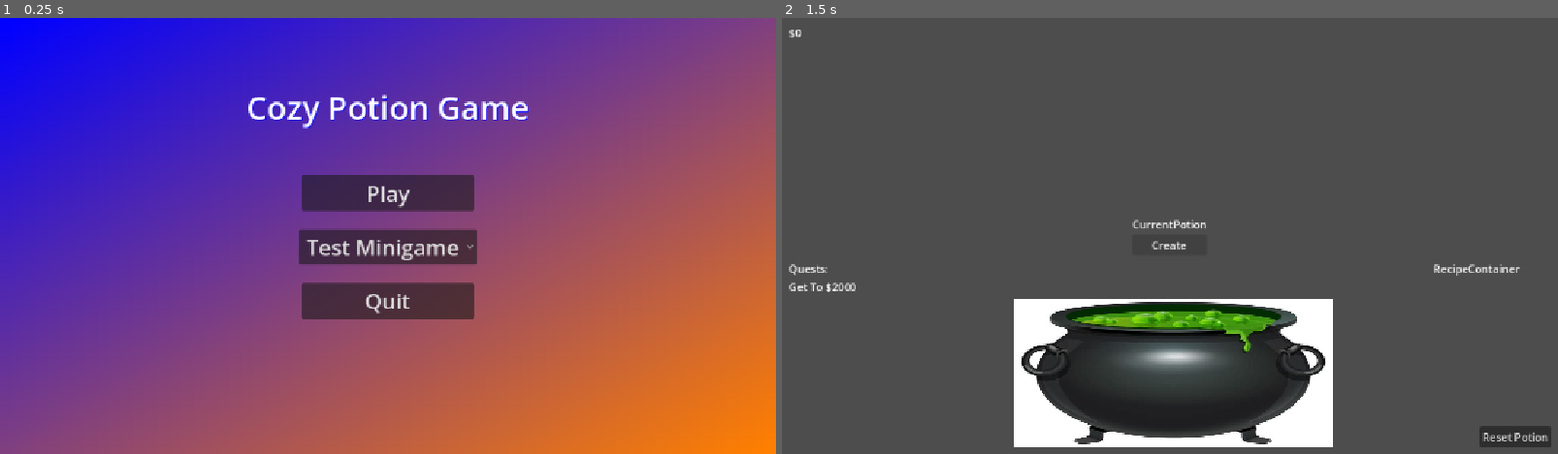
Above: before the commit, frames 1-2 (left to right).
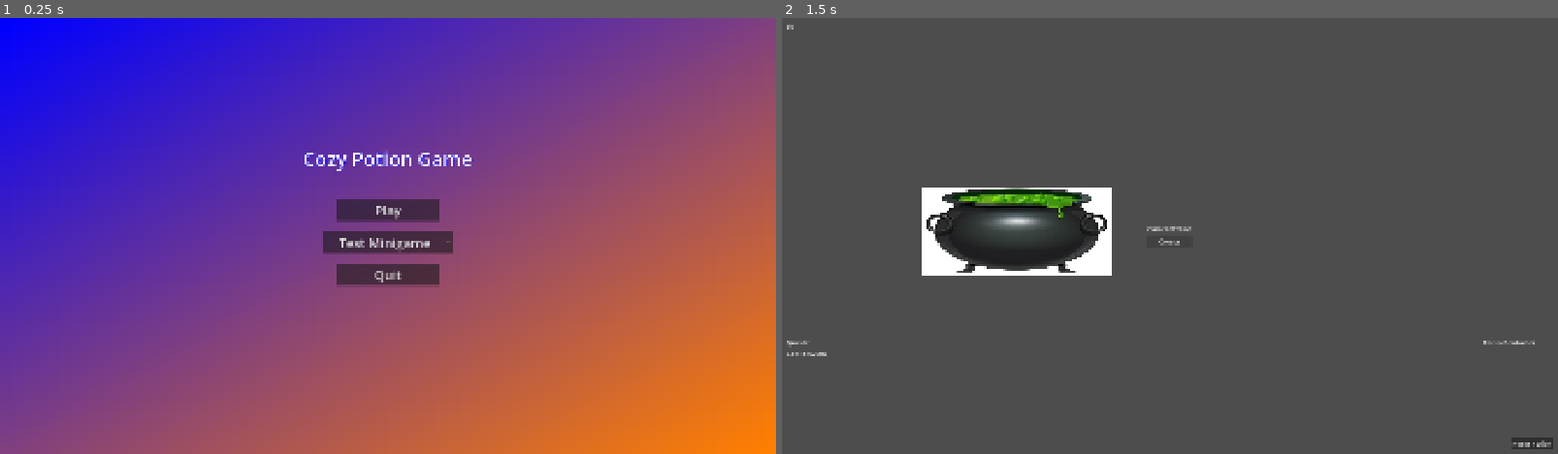
Above: after the commit, the same moments.

Repository: unimelb-game-makers/Team-Quibble-Production
Game: Godot game, scene res://scenes/main.tscn
The game is run twice, just before and just after one commit, with the same random seed, the same clock (stepped at 60 frames per second) and the same inputs.
Inputs:
- Up to frame 1 (0.25 s): no input
- Up to frame 2 (1.5 s): click "Play" at 0.5 s; click "Create" at 1.25 s

The runs differ from the first frame. In frame 1, 6.8% of the frame differs, in the area x 32-69%, y 17-70%; in frame 2, 17%, in the area x 0-100%, y 1-99%.
Error in both runs: Invalid access to property or key 'potion_ingredient_index' on a base object of type 'Node (PotionBrewing)'. (res://scripts/ui/cauldron_crafting_ui.gd:36)

Commit message:
attempt #147

Diff:
--- a/cozy-potion-game/project.godot
+++ b/cozy-potion-game/project.godot
@@ -17,6 +17,10 @@
 
 [display]
 
+window/size/viewport_width=1920
+window/size/viewport_height=1080
+window/size/window_width_override=960
+window/size/window_height_override=540
 window/stretch/mode="canvas_items"
 window/stretch/aspect="expand"
 
--- a/cozy-potion-game/scenes/crushing_minigame_scene.tscn
+++ b/cozy-potion-game/scenes/crushing_minigame_scene.tscn
@@ -7,7 +7,7 @@
 [ext_resource type="Texture2D" uid="uid://uepnxtqkou3g" path="res://assets/sprites/minigame/crushing_minigame/arrow_unfocus.png" id="3_fhxy2"]
 [ext_resource type="Texture2D" uid="uid://cw2c1lwuqh461" path="res://assets/sprites/minigame/crushing_minigame/arrow.png" id="4_bmuh6"]
 
-[node name="M&P Scene" type="Control" unique_id=126500727 node_paths=PackedStringArray("win_label_placeholder")]
+[node name="CrushingMinigame" type="Control" unique_id=126500727 node_paths=PackedStringArray("win_label_placeholder")]
 layout_mode = 3
 anchors_preset = 15
 anchor_right = 1.0
--- /dev/null
+++ b/cozy-potion-game/scenes/popup_sub_window.tscn
@@ -0,0 +1,167 @@
+[gd_scene format=3 uid="uid://b3cd2a5yxvfp"]
+
+[ext_resource type="Script" uid="uid://cwkp4uesjlu0l" path="res://scripts/popup_sub_window.gd" id="1_xhyie"]
+[ext_resource type="PackedScene" uid="uid://cty6lpq8trkc8" path="res://scenes/crushing_minigame_scene.tscn" id="2_gc7jl"]
+
+[sub_resource type="Animation" id="Animation_mb0g6"]
+length = 0.001
+tracks/0/type = "value"
+tracks/0/imported = false
+tracks/0/enabled = true
+tracks/0/path = NodePath(".:modulate")
+tracks/0/interp = 1
+tracks/0/loop_wrap = true
+tracks/0/keys = {
+"times": PackedFloat32Array(0),
+"transitions": PackedFloat32Array(1),
+"update": 0,
+"values": [Color(1, 1, 1, 1)]
+}
+tracks/1/type = "value"
+tracks/1/imported = false
+tracks/1/enabled = true
+tracks/1/path = NodePath(".:visible")
+tracks/1/interp = 1
+tracks/1/loop_wrap = true
+tracks/1/keys = {
+"times": PackedFloat32Array(0),
+"transitions": PackedFloat32Array(1),
+"update": 1,
+"values": [false]
+}
+tracks/2/type = "value"
+tracks/2/imported = false
+tracks/2/enabled = true
+tracks/2/path = NodePath(".:position")
+tracks/2/interp = 1
+tracks/2/loop_wrap = true
+tracks/2/keys = {
+"times": PackedFloat32Array(0),
+"transitions": PackedFloat32Array(1),
+"update": 0,
+"values": [Vector2(0, 0)]
+}
+tracks/3/type = "value"
+tracks/3/imported = false
+tracks/3/enabled = true
+tracks/3/path = NodePath("Transform:position")
+tracks/3/interp = 1
+tracks/3/loop_wrap = true
+tracks/3/keys = {
+"times": PackedFloat32Array(0),
+"transitions": PackedFloat32Array(1),
+"update": 0,
+"values": [Vector2(0, 0)]
+}
+
+[sub_resource type="Animation" id="Animation_uh2bh"]
+resource_name = "fade_in"
+length = 0.2
+step = 0.2
+tracks/0/type = "value"
+tracks/0/imported = false
+tracks/0/enabled = true
+tracks/0/path = NodePath(".:modulate")
+tracks/0/interp = 1
+tracks/0/loop_wrap = true
+tracks/0/keys = {
+"times": PackedFloat32Array(0, 0.19999999),
+"transitions": PackedFloat32Array(1, 1),
+"update": 0,
+"values": [Color(1, 1, 1, 0), Color(1, 1, 1, 1)]
+}
+tracks/1/type = "value"
+tracks/1/imported = false
+tracks/1/enabled = true
+tracks/1/path = NodePath(".:visible")
+tracks/1/interp = 1
+tracks/1/loop_wrap = true
+tracks/1/keys = {
+"times": PackedFloat32Array(0),
+"transitions": PackedFloat32Array(1),
+"update": 1,
+"values": [true]
+}
+tracks/2/type = "value"
+tracks/2/imported = false
+tracks/2/enabled = true
+tracks/2/path = NodePath(".:position")
+tracks/2/interp = 1
+tracks/2/loop_wrap = true
+tracks/2/keys = {
+"times": PackedFloat32Array(0, 0.2),
+"transitions": PackedFloat32Array(1, 1),
+"update": 0,
+"values": [Vector2(0, 32), Vector2(0, 0)]
+}
+tracks/3/type = "value"
+tracks/3/imported = false
+tracks/3/enabled = true
+tracks/3/path = NodePath("Transform:position")
+tracks/3/interp = 1
+tracks/3/loop_wrap = true
+tracks/3/keys = {
+"times": PackedFloat32Array(0, 0.2),
+"transitions": PackedFloat32Array(1, 1),
+"update": 0,
+"values": [Vector2(0, 32), Vector2(0, 0)]
+}
+
+[sub_resource type="Animation" id="Animation_8ihcq"]
+resource_name = "fade_out"
+length = 0.2
+step = 0.2
+tracks/0/type = "value"
+tracks/0/imported = false
+tracks/0/enabled = true
+tracks/0/path = NodePath(".:modulate")
+tracks/0/interp = 1
+tracks/0/loop_wrap = true
+tracks/0/keys = {
+"times": PackedFloat32Array(-1.4901161e-08, 0.2),
+"transitions": PackedFloat32Array(1, 1),
+"update": 0,
+"values": [Color(1, 1, 1, 1), Color(1, 1, 1, 0)]
+}
+tracks/1/type = "value"
+tracks/1/imported = false
+tracks/1/enabled = true
+tracks/1/path = NodePath(".:visible")
+tracks/1/interp = 1
+tracks/1/loop_wrap = true
+tracks/1/keys = {
+"times": PackedFloat32Array(0, 0.2),
+"transitions": PackedFloat32Array(1, 1),
+"update": 1,
+"values": [true, false]
+}
+tracks/2/type = "value"
+tracks/2/imported = false
+tracks/2/enabled = true
+tracks/2/path = NodePath("Transform:position")
+tracks/2/interp = 1
+tracks/2/loop_wrap = true
+tracks/2/keys = {
+"times": PackedFloat32Array(0, 0.2),
+"transitions": PackedFloat32Array(1, 1),
+"update": 0,
+"values": [Vector2(0, 0), Vector2(0, 32)]
+}
+
+[sub_resource type="AnimationLibrary" id="AnimationLibrary_vsj0n"]
+_data = {
+&"RESET": SubResource("Animation_mb0g6"),
+&"fade_in": SubResource("Animation_uh2bh"),
+&"fade_out": SubResource("Animation_8ihcq")
+}
+
+[node name="PopupSubWindow" type="Node2D" unique_id=756391884]
+visible = false
+script = ExtResource("1_xhyie")
+
+[node name="Transform" type="Node2D" parent="." unique_id=1172969320]
+
+[node name="M&P Scene" parent="Transform" unique_id=126500727 instance=ExtResource("2_gc7jl")]
+
+[node name="AnimationPlayer" type="AnimationPlayer" parent="." unique_id=317420702]
+libraries/ = SubResource("AnimationLibrary_vsj0n")
--- /dev/null
+++ b/cozy-potion-game/scripts/popup_sub_window.gd
@@ -0,0 +1,18 @@
+extends Node2D
+
+@onready var transform_node: Node2D = $Transform
+@onready var animation_player : AnimationPlayer = $AnimationPlayer
+
+var popup: Node
+
+
+func start_display_popup(_popup: Node) -> void:
+	popup = _popup
+	transform_node.add_child(_popup)
+	animation_player.play(&"fade_in")
+
+func end_display_popup() -> void:
+	## TODO: call a function on the popup to stop receiving input
+	animation_player.play(&"fade_out")
+	await animation_player.animation_finished
+	transform_node.remove_child(popup)
Not shown, added: cozy-potion-game/scripts/popup_sub_window.gd.uid
